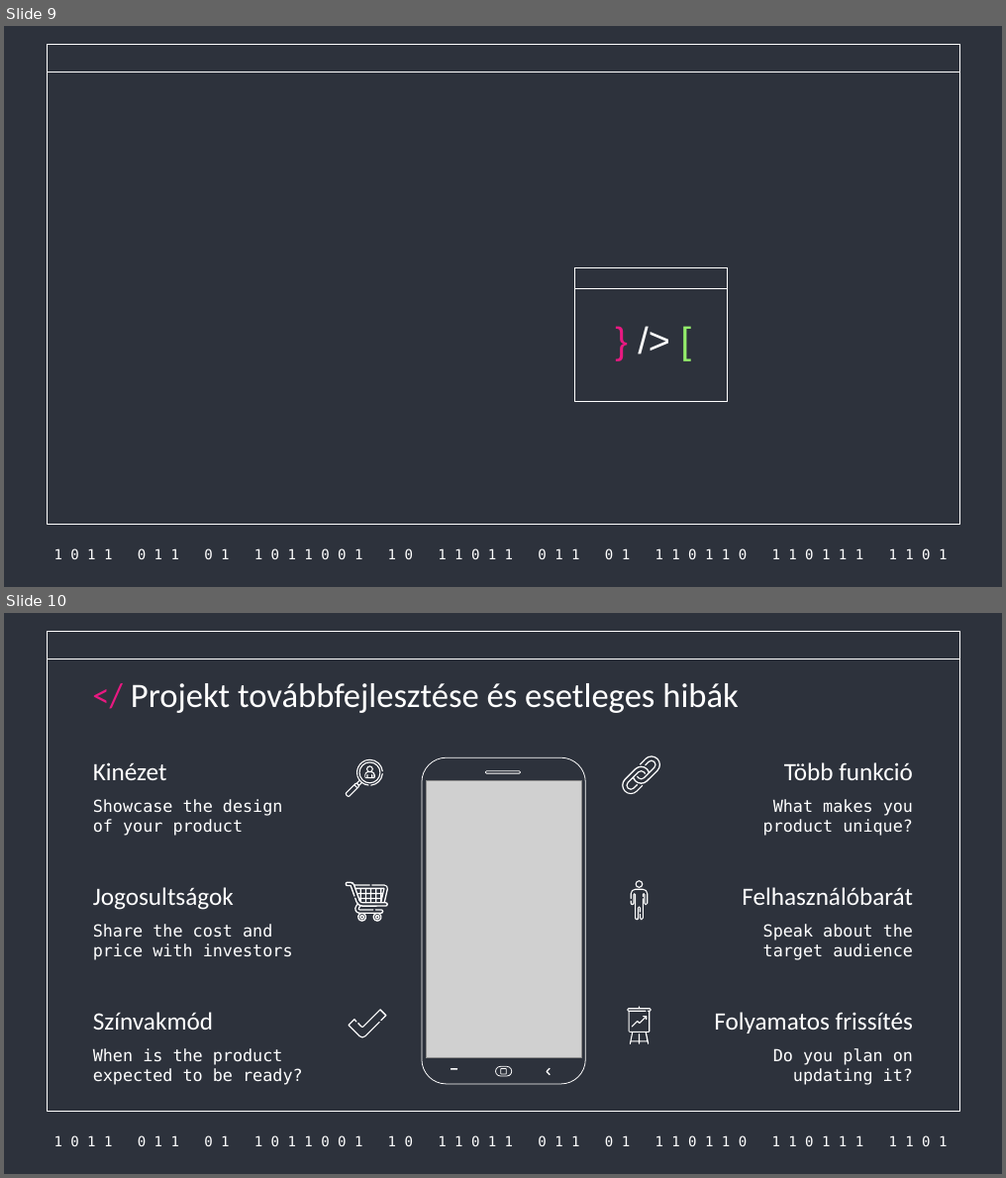
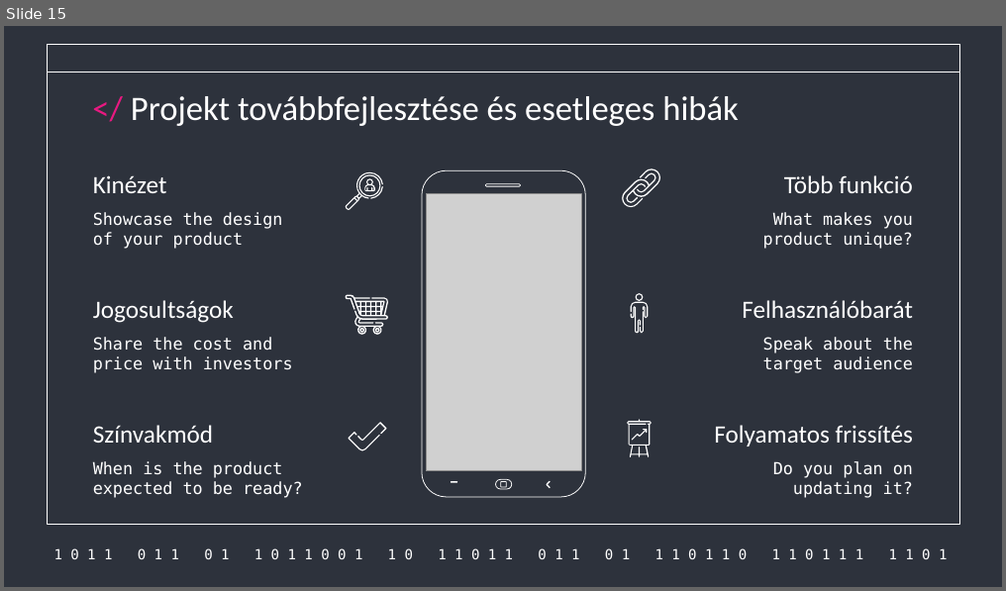
Before and after one commit to Acsilaa/dusza2024-25, a slide deck: Hell yeah ppt.pptx. Shown one above the other, each under a label of ours: slides 9 and 10 before the commit, slide 15 after it. The pictures are 1006x1178 and 1006x591 pixels, drawn with LibreOffice and Linux fonts; fonts in the diff are those of the drawing; grey boxes stand for pictures. Boxes give left, top, right and bottom in pixels: in the first picture for what was removed or moved away, otherwise in the second. Text is boxed around its words. In the diff, an @@ line names an element or a change of style, - is before the commit and + after.

```diff
--- a/Hell yeah ppt.pptx
+++ b/Hell yeah ppt.pptx
@@ slide 9 removed at [4, 26, 1002, 587], background #2D323C; not listed: 3 template elements that a slide beside it also shows @@
@@ rectangle removed at [575, 268, 728, 402] @@
@@ rectangle removed at [575, 268, 728, 288] @@
@@ text removed at [604, 314, 703, 375] @@
-} /> [
@@ what was slide 10 is now slide 15 @@
```
Also in this commit, not shown: 8 slides changed, 1 slide added, 1 other slide removed.
